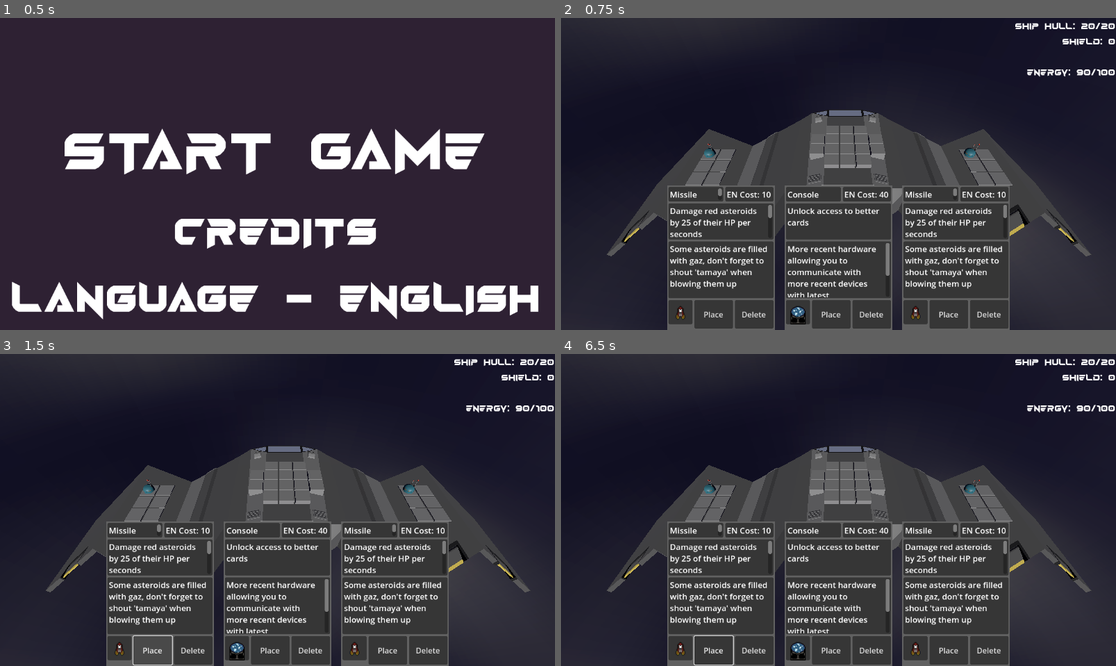
Above: before the commit, frames 1-4 (two rows, left to right).
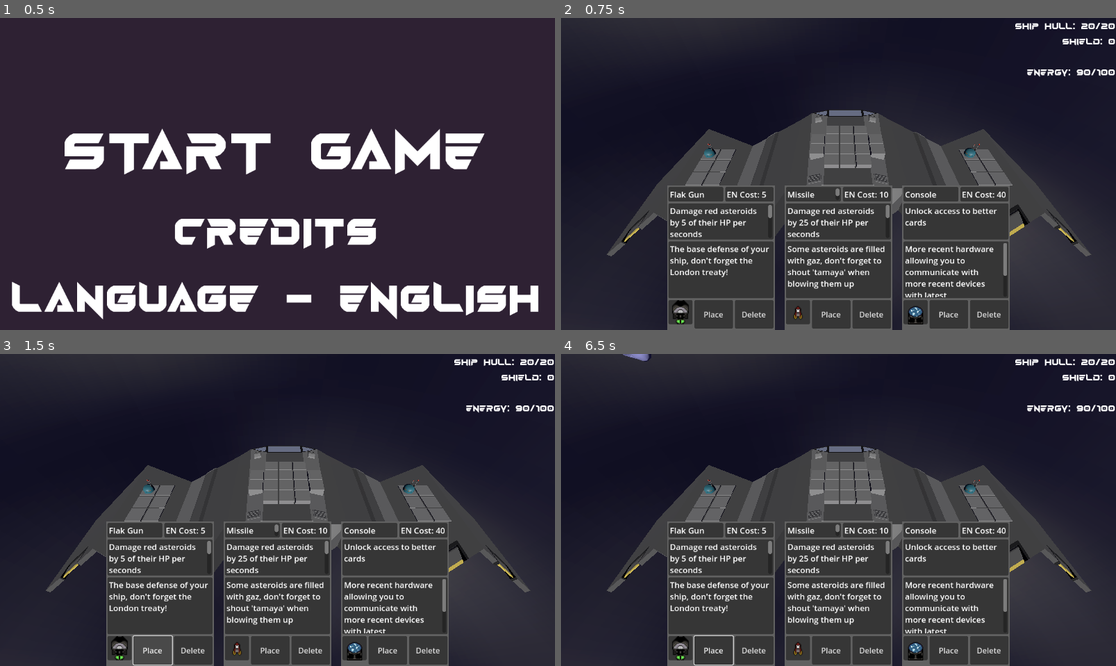
Above: after the commit, the same moments.

Repository: Xwilarg/LudumDare54
Game: Godot game, scene res://Scenes/TitleScreen.tscn
Two runs of this game, one before a commit and one after it. Both use one fixed random seed, a clock stepped at 60 frames per second and the inputs below. Video files are missing from this copy of the repository; at most half a second of black plays in their place.
Inputs (mouse positions are in pixels of both pictures, inside the frame that each line leads up to):
- Up to frame 1 (0.5 s): no input
- Up to frame 2 (0.75 s): tap Enter at 0.5 s; move the mouse to (960, 158) at 0.52 s; click (960, 158) at 0.67 s
- Up to frame 3 (1.5 s): click "Place" at 1.25 s
- Up to frame 4 (6.5 s): click "Place" at 2 s; click "Place" at 2.75 s; tap Space at 3.5, 5 s; move the mouse to (727, 525) at 3.52 s; click (727, 525) at 3.67 s; tap Enter at 4.25, 5.75 s; move the mouse to (894, 441) at 4.27 s; click (894, 441) at 4.42 s; move the mouse to (810, 572) at 5.02 s; click (810, 572) at 5.17 s; move the mouse to (1005, 556) at 5.77 s; click (1005, 556) at 5.92 s

Frame 1 is identical in both runs. In frame 2, 4.1% of the frame differs, in the area x 19-81%, y 54-99%; in frame 3, 4.1%; in frame 4, 4.2%, in the area x 11-81%, y 0-99%.
Error in both runs: Invalid call. Nonexistent function 'has' in base 'Nil'. (res://Scripts/GameManager.gd:50)

Commit message:
Add flak when first playing

Diff:
--- a/Scripts/Deck/Card.gd
+++ b/Scripts/Deck/Card.gd
@@ -1,6 +1,7 @@
 class_name Card
 
 func _init(json: Dictionary):
+	key = json.name
 	name = tr(json.name.to_upper() + "_NAME")
 	description = tr(json.name.to_upper() + "_DESC")
 
@@ -57,6 +58,7 @@
 		offset = Vector2i(0, -1)
 	else: print("Unknown size " + json.size)
 
+var key: String
 var name: String
 var description: String
 var model: PackedScene
--- a/Scripts/GameManager.gd
+++ b/Scripts/GameManager.gd
@@ -26,7 +26,7 @@
 	for g in GridManager._grids:
 		if g.help_slot != null:
 			for c in _cards:
-				if c.name == "Sensor":
+				if c.key == "sensor":
 					place_at_pos(g.help_slot, c)
 					break
 
@@ -184,13 +184,21 @@
 		if b._curr_card.level > upgradeLevel:
 			update_button(b, true)
 
+var is_first = true
 func update_button(b: CardUI, hide: bool):
 	var upgradeLevel = CardManager.sum(CardManager.get_effect("UPG")) + 1
 	var nextCard = b._curr_card
 	var name: String
 	if nextCard != null: name = b._curr_card.name
-	while nextCard == null or nextCard.name == name or nextCard.level > upgradeLevel:
-		nextCard = _cards[rng.randi_range(0, len(_cards) - 1)]
+	if is_first:
+		for c in _cards:
+			if c.key == "flak1":
+				nextCard = c
+				is_first = false
+				break
+	else:
+		while nextCard == null or nextCard.name == name or nextCard.level > upgradeLevel:
+			nextCard = _cards[rng.randi_range(0, len(_cards) - 1)]
 	print("[GM] Loading card " + nextCard.name + " of level " + str(nextCard.level) + " (Current level: " + str(upgradeLevel) + ")")
 	b.set_card(nextCard)
 	if hide:
